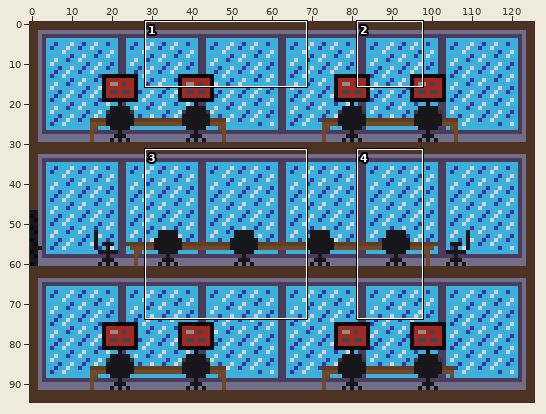
Edited in one commit: pixel-art file (Assets/Resources/Environment/levelFinalEnemyBoss2.aseprite). The picture above shows the old version from afar; the outline marks the close-up.
Close-up. The starting point:
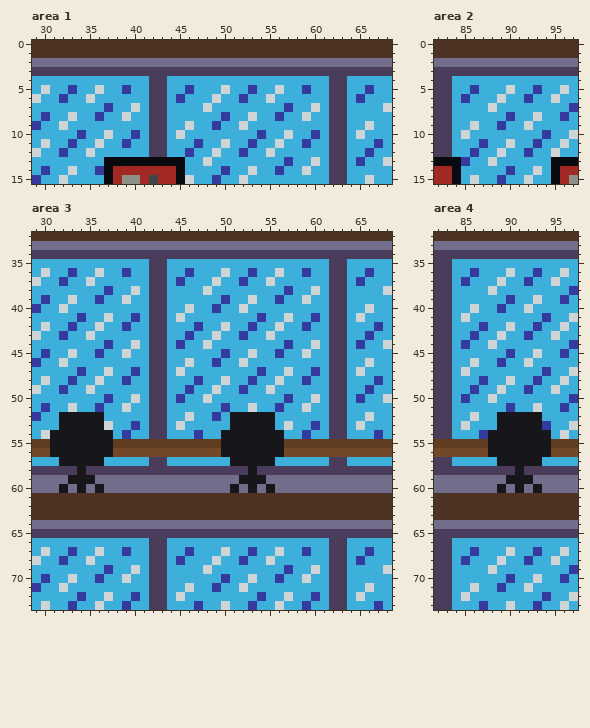
126x95 pixels, 1 frame. Shown: area 1: x 29..68, y 0..15; area 2: x 82..97, y 0..15; area 3: x 29..68, y 32..73; area 4: x 82..97, y 32..73. The commit also changed other parts of the picture, which this record leaves out.
Once edited:
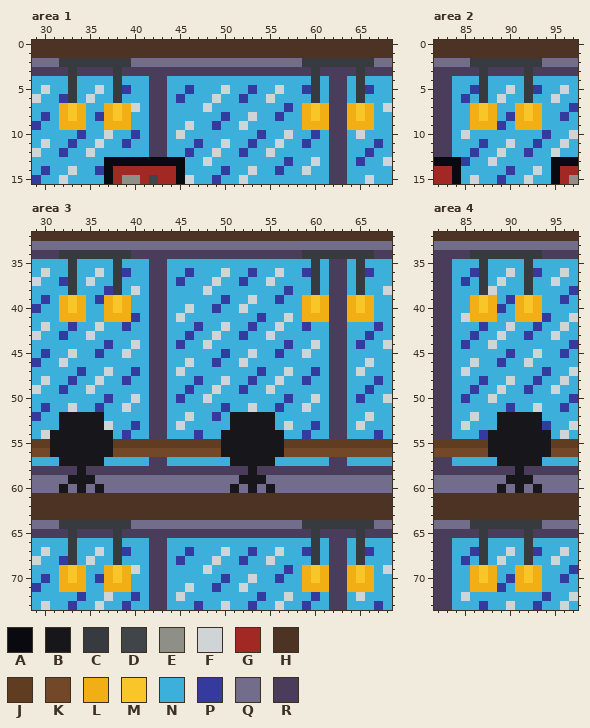
Palette (. is transparent): A #080a0f  B #16161b  C #373a3e  D #3f4548  E #8e8f87  F #cfd5d6  G #a12823  H #4d3324  J #603c20  K #734829  L #f1af15  M #f9c629  N #3cb0da  P #353a9e  Q #726d8a  R #4a3c5b
The exact change:
Changed rows in their new state; - is an unchanged pixel.
Area 1, layer "Lamps":
first column x 32:
 2 CCCCCCCC-------------------CCCCCCCC
 3 -C----C---------------------C----C-
 4 -C----C---------------------C----C-
 5 -C----C---------------------C----C-
 6 -C----C---------------------C----C-
 7 LML--LML-------------------LML--LML
 8 LML--LML-------------------LML--LML
 9 LLL--LLL-------------------LLL--LLL
Area 2, layer "Lamps":
first column x 86:
 2 CCCCCCCC
 3 -C----C-
 4 -C----C-
 5 -C----C-
 6 -C----C-
 7 LML--LML
 8 LML--LML
 9 LLL--LLL
Area 3, layer "Lamps":
first column x 32:
34 CCCCCCCC-------------------CCCCCCCC
35 -C----C---------------------C----C-
36 -C----C---------------------C----C-
37 -C----C---------------------C----C-
38 -C----C---------------------C----C-
39 LML--LML-------------------LML--LML
40 LML--LML-------------------LML--LML
41 LLL--LLL-------------------LLL--LLL
first column x 32:
64 CCCCCCCC-------------------CCCCCCCC
65 -C----C---------------------C----C-
66 -C----C---------------------C----C-
67 -C----C---------------------C----C-
68 -C----C---------------------C----C-
69 LML--LML-------------------LML--LML
70 LML--LML-------------------LML--LML
71 LLL--LLL-------------------LLL--LLL
Area 4, layer "Lamps":
first column x 86:
34 CCCCCCCC
35 -C----C-
36 -C----C-
37 -C----C-
38 -C----C-
39 LML--LML
40 LML--LML
41 LLL--LLL
first column x 86:
64 CCCCCCCC
65 -C----C-
66 -C----C-
67 -C----C-
68 -C----C-
69 LML--LML
70 LML--LML
71 LLL--LLL
